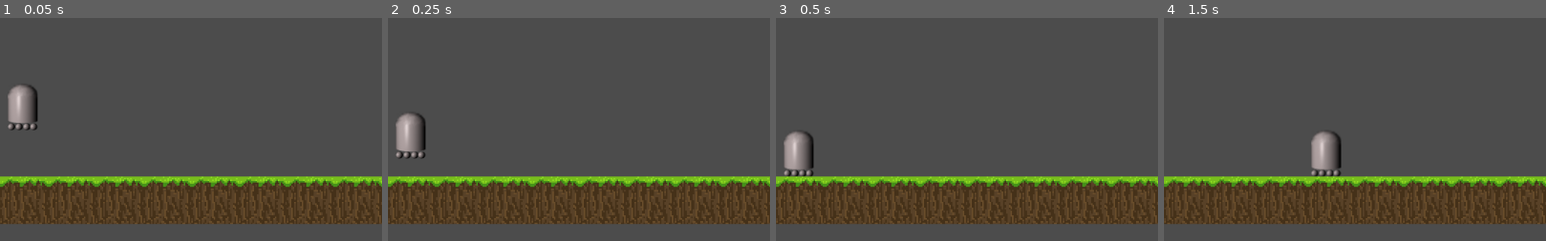
Above: before the commit, frames 1-4 (left to right).
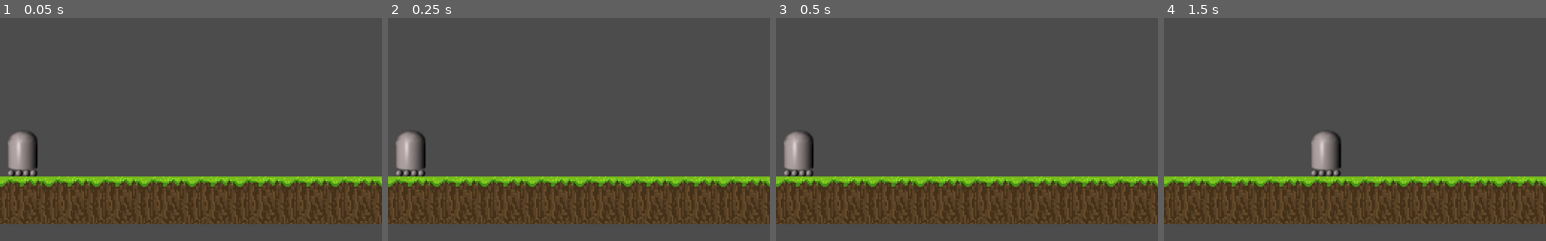
Above: after the commit, the same moments.

Repository: Doubi88/Only60Seconds
Game: Godot game, scene res://Stages/Stage1.tscn
The game is run twice, just before and just after one commit, with the same random seed, the same clock (stepped at 60 frames per second) and the same inputs.
Inputs:
- Up to frame 1 (0.05 s): no input
- Up to frame 2 (0.25 s): no input
- Up to frame 3 (0.5 s): no input
- Up to frame 4 (1.5 s): hold Right (move_right) from 0.53 s (still down); tap E (use) at 0.6 s; tap W (jump) at 0.77 s; tap Q (time_travel) at 1.35 s
The pictures show only the part of the screen within x 9-59%, y 50-100%; the shares and areas given below are measured in that part.

The runs differ from the first frame. In frame 1, 2.4% of the frame differs, in the area x 2-10%, y 29-71%; in frame 2, 1.3%; in frame 3, nothing differs; in frame 4, nothing differs.

Commit message:
Implemented time travel on the door

Diff:
--- a/Scripts/Door.gd
+++ b/Scripts/Door.gd
@@ -1,8 +1,9 @@
-extends Area2D
+extends TimedObject
 
 class_name Door
 
 export var isOpen = false
+export var timer: Resource
 
 func _process(delta: float) -> void:
 	if (isOpen):
@@ -10,8 +11,19 @@
 	else:
 		$AnimatedSprite.frame = 0
 
+	if (timer.reverse):
+		var action = getAction(round(timer.timeLeft))
+		if (action == "open"):
+			isOpen = false
+		elif (action == "close"):
+			isOpen = true
+
 func use():
 	isOpen = !isOpen
+	if (isOpen):
+		saveAction(round(timer.timeLeft), "open")
+	else:
+		saveAction(round(timer.timeLeft), "close")
 
 
 func _on_Area_body_entered(body: Node) -> void:
--- a/Scripts/TimedObject.gd
+++ b/Scripts/TimedObject.gd
@@ -1,3 +1,16 @@
 extends Node2D
 
 class_name TimedObject
+
+var actions = {}
+
+func saveAction(second: int, action):
+	actions[second] = action
+
+func getAction(second: int):
+	if (actions.has(second)):
+		var action = actions[second]
+		actions.erase(second)
+		return action
+	else:
+		return null
--- a/Stages/Stage1.tscn
+++ b/Stages/Stage1.tscn
@@ -17,9 +17,10 @@
 
 [node name="Door" parent="." instance=ExtResource( 5 )]
 position = Vector2( 800, 448 )
+timer = ExtResource( 3 )
 
 [node name="Player" parent="." instance=ExtResource( 1 )]
-position = Vector2( 120, 416 )
+position = Vector2( 120, 480 )
 gravity = 20.0
 jumpPower = 400
 timer = ExtResource( 3 )
--- a/project.godot
+++ b/project.godot
@@ -14,7 +14,7 @@
 "language": "GDScript",
 "path": "res://Scripts/Creature.gd"
 }, {
-"base": "Area2D",
+"base": "TimedObject",
 "class": "Door",
 "language": "GDScript",
 "path": "res://Scripts/Door.gd"
